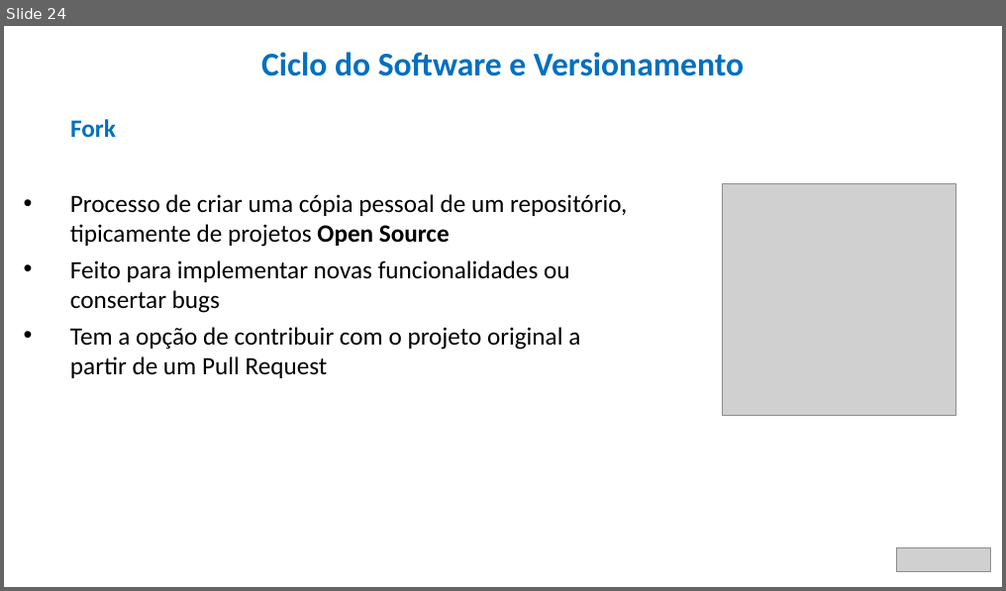
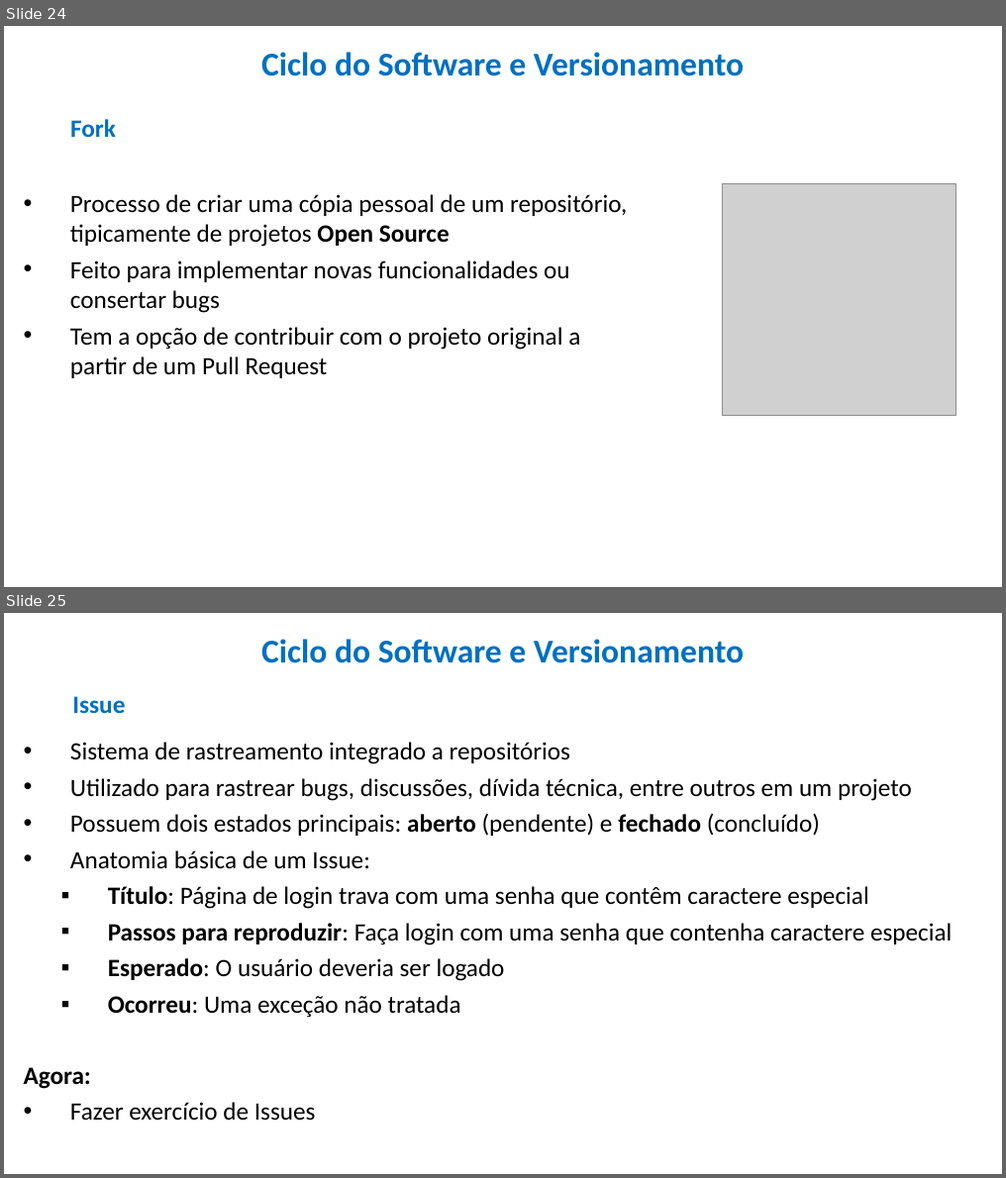
Before and after one commit to HenriqueDelegrego/ciclo-do-software-e-versionamento, a slide deck: 1) Ciclo do Software e Versionamento.pptx. Shown one above the other, each under a label of ours: slide 24 before the commit, slides 24 and 25 after it. The pictures are 1006x591 and 1006x1178 pixels, drawn with LibreOffice and Linux fonts; fonts in the diff are those of the drawing; grey boxes stand for pictures. Boxes give left, top, right and bottom in pixels: in the first picture for what was removed or moved away, otherwise in the second. Text is boxed around its words. In the diff, an @@ line names an element or a change of style, - is before the commit and + after.

```diff
--- a/1) Ciclo do Software e Versionamento.pptx
+++ b/1) Ciclo do Software e Versionamento.pptx
@@ slide 25 added at (4,613,1002,1174), background #FFFFFF @@
@@ text added at (261,639,744,663), 32 pt, text #0070C0, bold @@
+Ciclo do Software e Versionamento
@@ text added at (72,696,125,714), 24 pt, text #0070C0, bold @@
+Issue
@@ text added at (70,742,951,1018), 24 pt, text #000000 @@
+• Sistema de rastreamento integrado a repositórios
+• Utilizado para rastrear bugs, discussões, dívida técnica, entre outros em um projeto
+• Possuem dois estados principais: aberto (pendente) e fechado (concluído)
+• Anatomia básica de um Issue:
+  ▪ Título: Página de login trava com uma senha que contêm caractere especial
+  ▪ Passos para reproduzir: Faça login com uma senha que contenha caractere especial
+  ▪ Esperado: O usuário deveria ser logado
+  ▪ Ocorreu: Uma exceção não tratada
@@ text added at (24,1067,316,1121), 24 pt, text #000000 @@
+Agora:
+  • Fazer exercício de Issues
@@ slide 24 changed as well @@
@@ picture removed at (896,548,991,571) @@
```
Also in this commit, not shown: 24 other slides changed.
